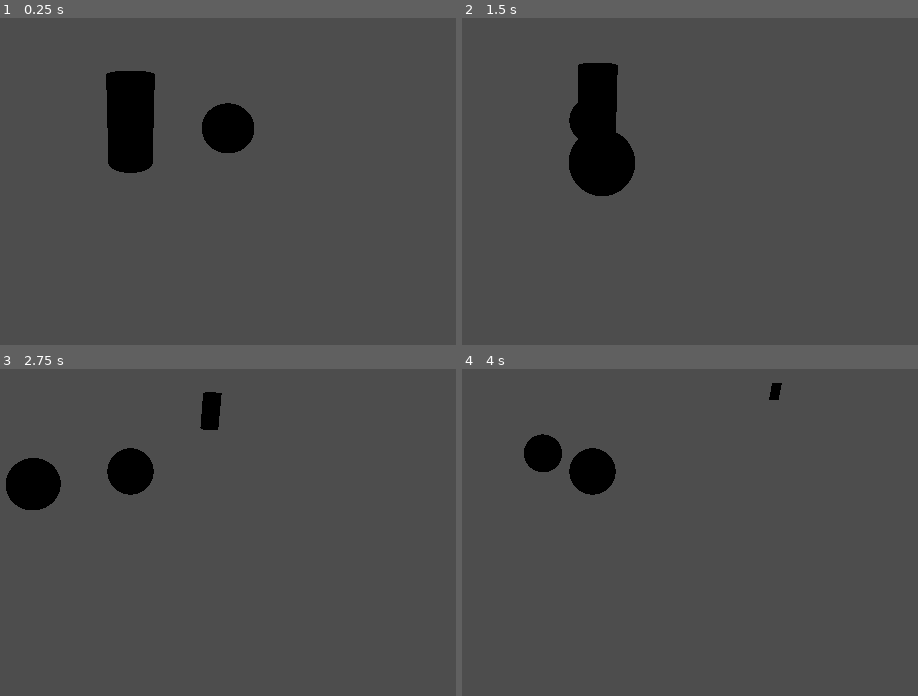
Above: before the commit, frames 1-4 (two rows, left to right).
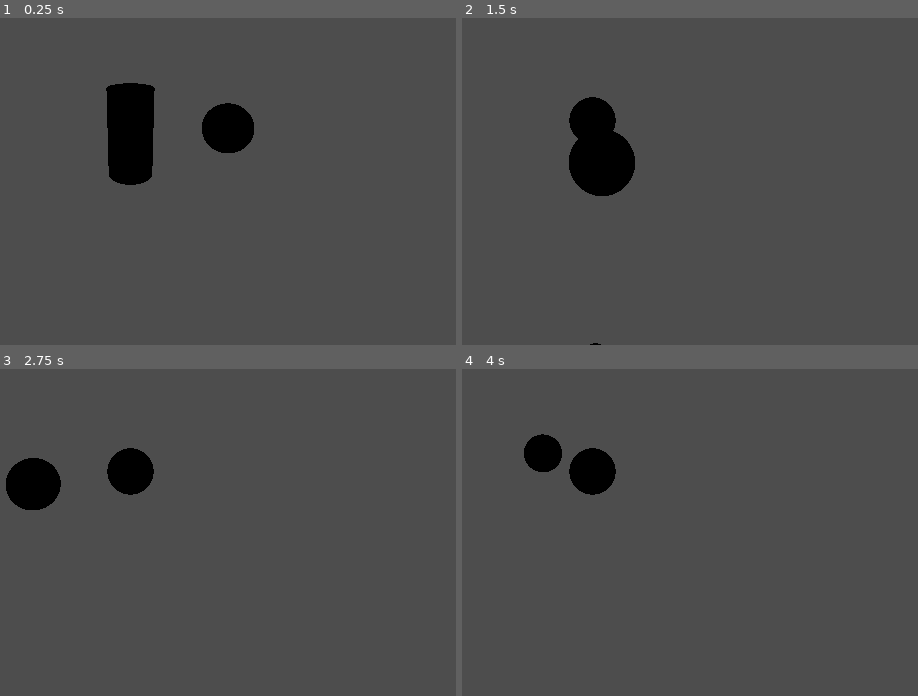
Above: after the commit, the same moments.

Repository: for-vibe/gravitsapa
Game: Godot game, scene res://Main.tscn
Same seed, same stepped clock (60 frames per second), same inputs: the game is played once before the commit and once after it.
Inputs:
- Up to frame 1 (0.25 s): no input
- Up to frame 2 (1.5 s): tap Enter (ui_accept) at 0.5, 1.35 s; hold Right (ui_right) 0.53-1.28 s; hold Enter (ui_accept) 0.53-1.28 s; hold Left (ui_left) from 1.28 s (still down)
- Up to frame 3 (2.75 s): tap Enter (ui_accept) at 1.52, 1.82 s; release Left (ui_left) at 2.03 s; hold Right (ui_right) from 2.03 s (still down); hold Enter (ui_accept) from 2.03 s (still down)
- Up to frame 4 (4 s): release Enter (ui_accept) at 2.78 s; tap Enter (ui_accept) at 2.85, 3.02, 3.32 s; release Right (ui_right) at 3.53 s; hold Left (ui_left) from 3.53 s (still down); hold Enter (ui_accept) from 3.53 s (still down)

The runs differ from the first frame. In frame 1, 0.8% of the frame differs, in the area x 23-34%, y 16-52%; in frame 2, 1.0%, in the area x 25-35%, y 13-100%; in frame 3, 0.5%; in frame 4, 0.1%.

Commit message:
Switch rocket to RigidBody

Diff:
--- a/Main.tscn
+++ b/Main.tscn
@@ -21,8 +21,10 @@
 [node name="Camera3D" type="Camera3D" parent="."]
 transform = Transform3D(1, 0, 0, 0, 1, 0, 0, 0, 1, 0, 2, 6)
 
-[node name="Rocket" type="MeshInstance3D" parent="."]
-mesh = SubResource(3)
+[node name="Rocket" type="RigidBody3D" parent="."]
 script = ExtResource(2)
 start_body = NodePath("OrbitSphere")
 target_body = NodePath("CenterSphere")
+
+[node name="Mesh" type="MeshInstance3D" parent="Rocket"]
+mesh = SubResource(3)
--- a/Rocket.gd
+++ b/Rocket.gd
@@ -1,4 +1,4 @@
-extends Node3D
+extends RigidBody3D
 
 # Simple rocket controlled by player with gravitational influences from two bodies.
 
@@ -11,15 +11,15 @@
 @export var target_radius: float = 1.0
 
 @export var thrust_force: float = 20.0
-@export var mass: float = 1.0
+@export var rocket_mass: float = 1.0
 @export var fuel_max: float = 5.0
 @export var start_offset: Vector3 = Vector3(0, 0, 1.2)
 
-var velocity: Vector3 = Vector3.ZERO
 var fuel: float
 
 func _ready():
     fuel = fuel_max
+    self.mass = rocket_mass
     if start_body:
         global_transform.origin = start_body.global_transform.origin + start_offset
     if target_body:
@@ -42,11 +42,10 @@
             acc += G * mass_target / dist22 * dir2.normalized()
 
     if Input.is_action_pressed("ui_accept") and fuel > 0.0:
-        acc += -global_transform.basis.z * (thrust_force / mass)
+        acc += -global_transform.basis.z * (thrust_force / rocket_mass)
         fuel = max(0.0, fuel - delta)
 
-    velocity += acc * delta
-    global_transform.origin += velocity * delta
+    linear_velocity += acc * delta
 
     var rot_input := 0.0
     if Input.is_action_pressed("ui_left"):
@@ -54,7 +53,9 @@
     if Input.is_action_pressed("ui_right"):
         rot_input -= 1.0
     if rot_input != 0.0:
-        rotate_y(rot_input * 1.5 * delta)
+        angular_velocity.y = rot_input * 1.5
+    else:
+        angular_velocity.y = 0.0
 
     if target_body and (target_body.global_transform.origin - pos).length() <= target_radius:
         print("Victory: reached target")
